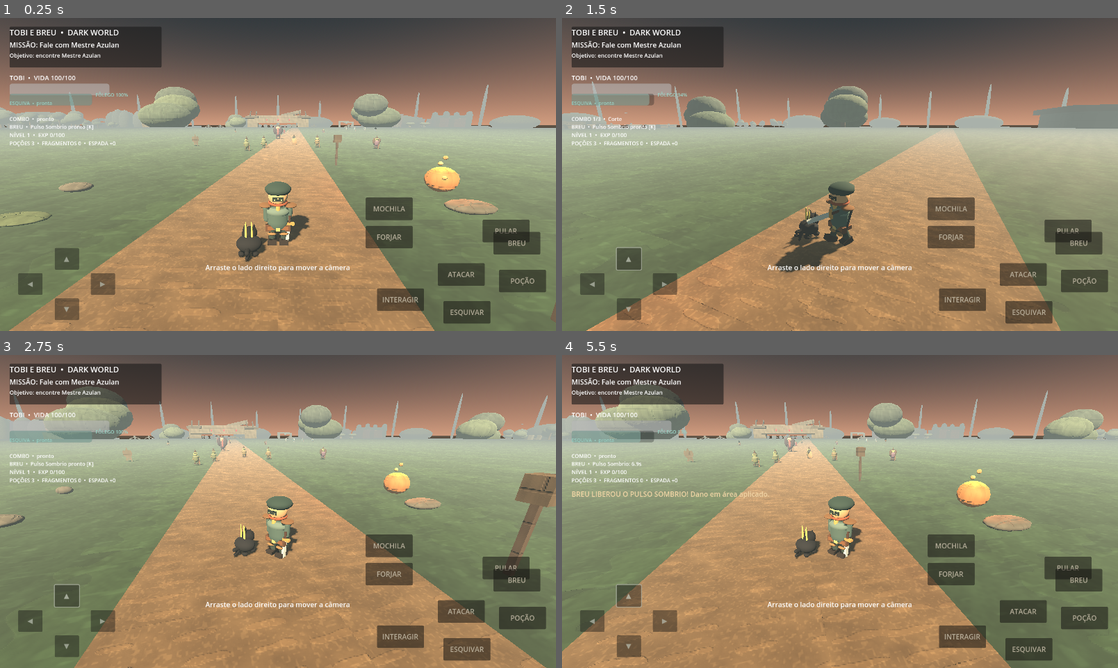
Above: before the commit, frames 1-4 (two rows, left to right).
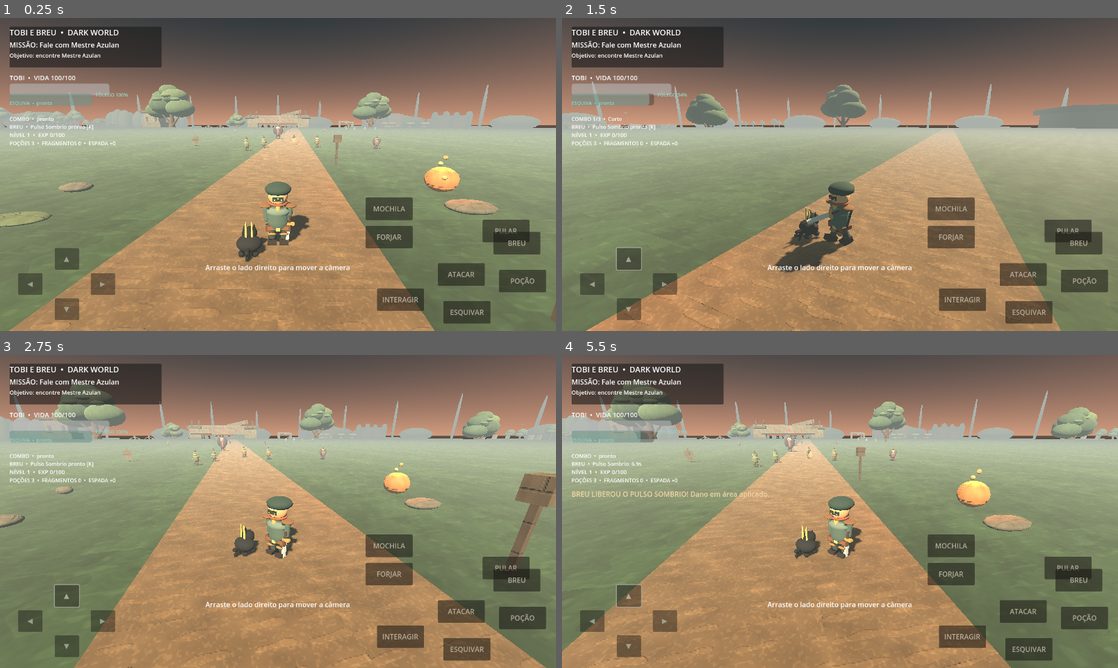
Above: after the commit, the same moments.

Repository: REALMLIFE-design/dark-fantasia-tobi-e-breu-
Game: Godot game, scene res://scenes/main.tscn
The game is run twice, just before and just after one commit, with the same random seed, the same clock (stepped at 60 frames per second) and the same inputs.
Inputs (mouse positions are in pixels of both pictures, inside the frame that each line leads up to):
- Up to frame 1 (0.25 s): no input
- Up to frame 2 (1.5 s): click "▲" at 0.5 s; tap Enter at 1.25 s; move the mouse to (962, 158) at 1.27 s; hold D (move_right) from 1.28 s (still down); tap J (attack) at 1.35 s; click (962, 158) at 1.42 s
- Up to frame 3 (2.75 s): tap Space (jump) at 1.52 s; release D (move_right) at 2 s; drag from (166, 527) to (250, 574) at 2.02 s
- Up to frame 4 (5.5 s): move the mouse to (895, 442) at 2.77 s; hold D (move_right) 2.78-3.5 s; tap E (interact) at 2.85 s; drag from (812, 574) to (673, 464) at 3.52 s; move the mouse to (1006, 558) at 4.27 s; hold A (move_left) 4.28-5 s; tap K at 4.35 s; tap Space (jump) at 4.52 s; drag from (673, 464) to (756, 433) at 5.02 s

The runs differ from the first frame. In frame 1, 1.4% of the frame differs, in the area x 0-73%, y 21-36%; in frame 2, 0.9%; in frame 3, 1.9%; in frame 4, 2.1%, in the area x 0-100%, y 8-28%.

Commit message:
Restore layered painterly tree silhouettes

Diff:
--- a/scripts/world.gd
+++ b/scripts/world.gd
@@ -575,25 +575,87 @@
 	add_child(title)
 
 func _build_tree(pos: Vector3, scale_factor := 1.0) -> void:
+	# Silhueta de árvore pintada: raízes expostas, tronco afunilado,
+	# galhos visíveis e copa em camadas. Mantém poucos nós por árvore no Android.
 	var tree := Node3D.new()
+	tree.name = "PainterlyAncientTree"
 	tree.position = pos
 	tree.scale = Vector3.ONE * scale_factor
 	add_child(tree)
+
+	var bark := _painter_mat(Color("49372d"), 4.6, 0.16, 4, Color("2d2925"))
 	var trunk_mesh := CylinderMesh.new()
-	trunk_mesh.top_radius = 0.24
+	trunk_mesh.top_radius = 0.20
 	trunk_mesh.bottom_radius = 0.48
-	trunk_mesh.height = 4.2
-	trunk_mesh.radial_segments = 7
+	trunk_mesh.height = 4.8
+	trunk_mesh.radial_segments = 9
 	var trunk := MeshInstance3D.new()
-	trunk.name = "PaintedBark"
+	trunk.name = "TaperedBark"
 	trunk.mesh = trunk_mesh
-	trunk.position = Vector3(0, 2.1, 0)
-	trunk.material_override = _painter_mat(Color("49372d"), 5.0, 0.12)
+	trunk.position = Vector3(0.0, 2.4, 0.0)
+	trunk.material_override = bark
 	tree.add_child(trunk)
+
+	# Raízes largas quebram a aparência de cilindro plantado no chão.
+	for i in range(4):
+		var angle := TAU * float(i) / 4.0 + 0.35
+		var root_mesh := CylinderMesh.new()
+		root_mesh.top_radius = 0.08
+		root_mesh.bottom_radius = 0.25
+		root_mesh.height = 1.45
+		root_mesh.radial_segments = 7
+		var root := MeshInstance3D.new()
+		root.name = "ExposedRoot_%02d" % i
+		root.mesh = root_mesh
+		root.position = Vector3(cos(angle) * 0.48, 0.48, sin(angle) * 0.48)
+		root.rotation.z = cos(angle) * 0.52
+		root.rotation.x = sin(angle) * 0.52
+		root.material_override = bark
+		tree.add_child(root)
+
+	# Dois galhos principais aparecem por baixo da copa e dão leitura de árvore.
+	for i in range(2):
+		var side := -1.0 if i == 0 else 1.0
+		var branch_mesh := CylinderMesh.new()
+		branch_mesh.top_radius = 0.055
+		branch_mesh.bottom_radius = 0.16
+		branch_mesh.height = 2.0
+		branch_mesh.radial_segments = 7
+		var branch := MeshInstance3D.new()
+		branch.name = "MainBranch_%d" % i
+		branch.mesh = branch_mesh
+		branch.position = Vector3(side * 0.58, 3.65, 0.0)
+		branch.rotation.z = -side * 0.72
+		branch.rotation.x = side * 0.16
+		branch.material_override = bark
+		tree.add_child(branch)
+
+	# Copa irregular em camadas, com tons alternados para parecer pintada à mão.
+	var leaf_colors := [
+		Color("344d3d"), Color("405f48"), Color("526f50"),
+		Color("3b5843"), Color("61784f"), Color("496447")
+	]
+	var crown_specs := [
+		[Vector3(0.0, 5.35, 0.0), 2.05, Vector3(1.12, 0.88, 1.0)],
+		[Vector3(-1.15, 4.75, 0.05), 1.48, Vector3(1.15, 0.88, 0.92)],
+		[Vector3(1.12, 4.95, -0.12), 1.55, Vector3(1.08, 0.92, 1.0)],
+		[Vector3(-0.62, 6.05, -0.1), 1.42, Vector3(1.0, 0.94, 0.92)],
+		[Vector3(0.72, 6.25, 0.12), 1.38, Vector3(1.08, 0.9, 1.0)],
+		[Vector3(0.0, 6.85, 0.0), 1.12, Vector3(1.0, 0.95, 0.9)]
+	]
+	for i in range(crown_specs.size()):
+		var spec: Array = crown_specs[i]
+		var crown := _sphere(tree, "LayeredCanopy_%02d" % i, spec[0], float(spec[1]), leaf_colors[i], float(spec[1]) * 1.42)
+		crown.scale = spec[2]
+		crown.material_override = _painter_mat(leaf_colors[i], 3.8, 0.15, 1, leaf_colors[i].darkened(0.28))
+
+	# Pequenos planos de luz nas bordas da copa dão volume sem partículas.
 	for i in range(3):
-		var crown := _sphere(tree, "PaintedCanopy", Vector3(randf_range(-0.8,0.8), 4.0 + i*0.9, randf_range(-0.6,0.6)), 2.5 - i*0.25, [Color("405d49"),Color("526e50"),Color("344b42")][i], 3.5)
-		crown.material_override = _painter_mat([Color("405d49"),Color("526e50"),Color("344b42")][i], 4.0, 0.13)
-		crown.scale = Vector3(1.2, 0.9, 1.0)
+		var accent_pos := Vector3(-1.05 + float(i) * 1.05, 5.9 + float(i % 2) * 0.42, 0.92)
+		var accent_color := Color("71875a") if i == 1 else Color("5d7952")
+		var accent := _sphere(tree, "CanopyLightPatch_%d" % i, accent_pos, 0.48, accent_color, 0.72)
+		accent.scale = Vector3(1.2, 0.58, 0.72)
+		accent.material_override = _painter_mat(accent_color, 5.0, 0.12, 1, Color("3f5b43"))
 
 func _build_ruins_and_props() -> void:
 	for p in [Vector3(-16,0,-12),Vector3(17,0,-19),Vector3(-22,0,22),Vector3(23,0,28),Vector3(-34,0,2),Vector3(34,0,-2),Vector3(10,0,40),Vector3(-12,0,-42)]:
